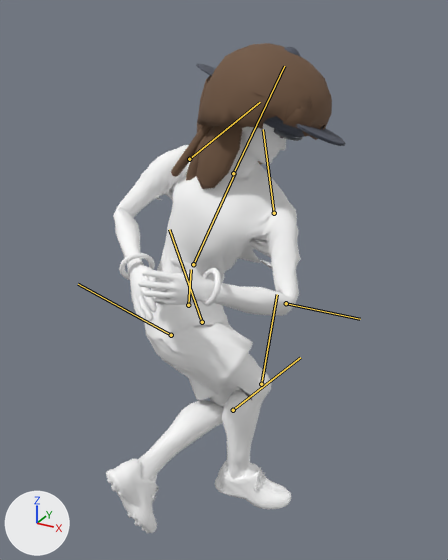
Before and after pictures for a commit that changed the glTF model art/blender/golfer-motion-r6.glb.
Before and after are seen from a 50 mm camera at (1.067, -1.685, 1.747) aimed at (0.186, -0.082, 0.946). Every picture has the same lights, and +X, +Y and +Z are marked at lower left. The first picture is the older version. Both versions are drawn at frame 17 of the action 'xstep_left'; the numbers are the values there. The bones that change, and the others that lie on the model, are drawn over the model as lines.

Objects in the first picture: 'accessory_wristbandL', 'accessory_wristbandR', 'body', 'glasses_sport', 'hair_afro', 'hair_braids', 'hair_long', 'hair_ponytail', 'headwear_backcap', 'headwear_beanie', 'headwear_bucket', 'headwear_cap', 'headwear_visor'.
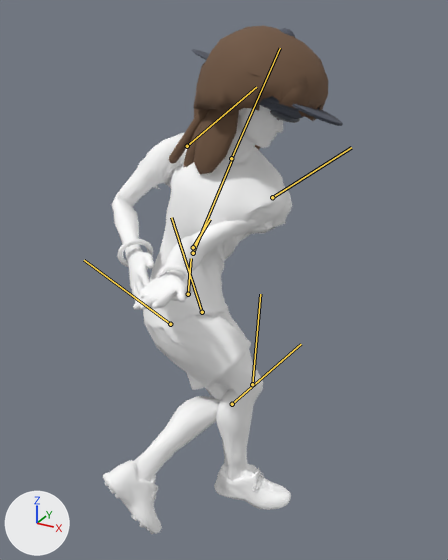
Diff of the bpy script that builds the scene:
```diff
--- a/art/blender/golfer-motion-r6.glb.py
+++ b/art/blender/golfer-motion-r6.glb.py
@@ bone_root @@
 bone_root = bpy.data.objects['ChainsRig'].pose.bones['root']
-bone_root.location = (0.0, -0.184, 0.0)
+bone_root.location = (0.0, -0.141, 0.0)
@@ bone_hipl @@
 bone_hipl = bpy.data.objects['ChainsRig'].pose.bones['hipL']  # child of 'root'
-bone_hipl.rotation_quaternion = (0.83, 0.204, 0.515, 0.039)  # degrees (45, 57, 31)
+bone_hipl.rotation_quaternion = (0.864, 0.203, 0.452, 0.075)  # degrees (40, 49, 28)
@@ bone_knl @@
 bone_knl = bpy.data.objects['ChainsRig'].pose.bones['knL']  # child of 'hipL'
-bone_knl.rotation_quaternion = (0.758, -0.649, 0.0, 0.0)  # degrees (-81, 0, 0)
+bone_knl.rotation_quaternion = (0.806, -0.589, 0.0, 0.0)  # degrees (-72, 0, 0)
@@ bone_hipr @@
 bone_hipr = bpy.data.objects['ChainsRig'].pose.bones['hipR']  # child of 'root'
-bone_hipr.rotation_quaternion = (0.833, 0.501, 0.118, -0.201)  # degrees (59, 23, -14)
+bone_hipr.rotation_quaternion = (0.871, 0.434, 0.135, -0.189)  # degrees (50, 24, -13)
@@ bone_knr @@
 bone_knr = bpy.data.objects['ChainsRig'].pose.bones['knR']  # child of 'hipR'
-bone_knr.rotation_quaternion = (0.828, -0.561, 0.0, 0.0)  # degrees (-68, 0, 0)
+bone_knr.rotation_quaternion = (0.885, -0.466, 0.0, 0.0)  # degrees (-56, 0, 0)
@@ bone_spine @@
 bone_spine = bpy.data.objects['ChainsRig'].pose.bones['spine']  # child of 'root'
-bone_spine.rotation_quaternion = (0.726, -0.145, -0.659, 0.128)  # degrees (-77, -67, 75)
+bone_spine.rotation_quaternion = (0.723, -0.134, -0.667, 0.12)  # degrees (-78, -69, 77)
@@ bone_shl @@
 bone_shl = bpy.data.objects['ChainsRig'].pose.bones['shL']  # child of 'spine'
-bone_shl.rotation_quaternion = (0.854, 0.09, -0.287, -0.422)  # degrees (26, -25, -58)
+bone_shl.rotation_quaternion = (0.907, 0.223, 0.226, 0.272)  # degrees (34, 17, 38)
@@ bone_ell @@
 bone_ell = bpy.data.objects['ChainsRig'].pose.bones['elL']  # child of 'shL'
-bone_ell.rotation_quaternion = (0.65, 0.759, -0.021, -0.024)  # degrees (99, 1, -4)
+bone_ell.rotation_quaternion = (0.822, 0.566, -0.026, -0.018)  # degrees (69, -1, -3)
```

Location of each change, (x1, y1, x2, y2) in pixels of the pictures (448 x 560 px):
'body', posed: before (106, 123, 301, 534); after (103, 105, 292, 534)
'hair_afro', posed: before (197, 43, 332, 140); after (193, 26, 328, 121)
'hair_long', posed: before (186, 123, 263, 189); after (183, 104, 260, 174)
'hair_braids', posed: before (171, 125, 213, 177); after (169, 109, 210, 164)
'headwear_visor', posed: before (296, 124, 346, 145); after (293, 104, 343, 125)
'headwear_beanie', posed (mostly hidden): before (263, 47, 304, 137); after (259, 28, 304, 118)
'accessory_wristbandR', posed: before (119, 253, 155, 280); after (117, 239, 153, 267)
'glasses_sport', posed: before (274, 129, 303, 141); after (270, 110, 300, 123)
'headwear_bucket', posed (mostly hidden): before (268, 116, 303, 133); after (264, 96, 308, 116)
'headwear_backcap', posed (mostly hidden): before (196, 64, 216, 76); after (192, 49, 209, 60)
'headwear_cap', posed (mostly hidden): before (295, 125, 345, 146); after (292, 105, 342, 126)
'hair_ponytail', posed (mostly hidden): before (197, 76, 211, 133); after (194, 63, 205, 118)
bone 'root', root to tip: before (188, 305) to (191, 269); after (188, 294) to (191, 258)
bone 'hipL', root to tip: before (202, 322) to (169, 229); after (202, 312) to (171, 217)
bone 'knL', root to tip: before (233, 410) to (300, 357); after (232, 404) to (301, 344)
bone 'hipR', root to tip: before (171, 335) to (78, 284); after (170, 324) to (84, 260)
bone 'knR', root to tip: before (261, 384) to (277, 294); after (252, 384) to (260, 294)
bone 'spine', root to tip: before (193, 264) to (235, 173); after (193, 253) to (232, 158)
bone 'shL', root to tip: before (274, 213) to (263, 129); after (272, 197) to (351, 147)
bone 'elL', root to tip: before (286, 303) to (360, 319); after (193, 247) to (210, 219)
